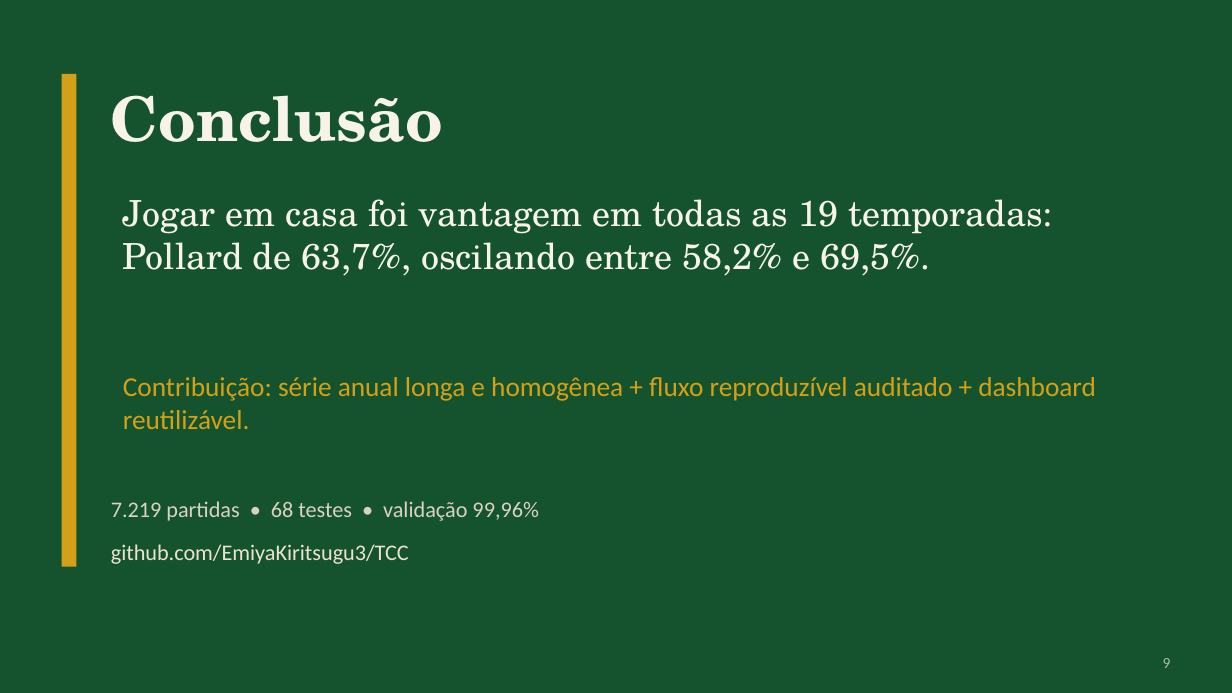
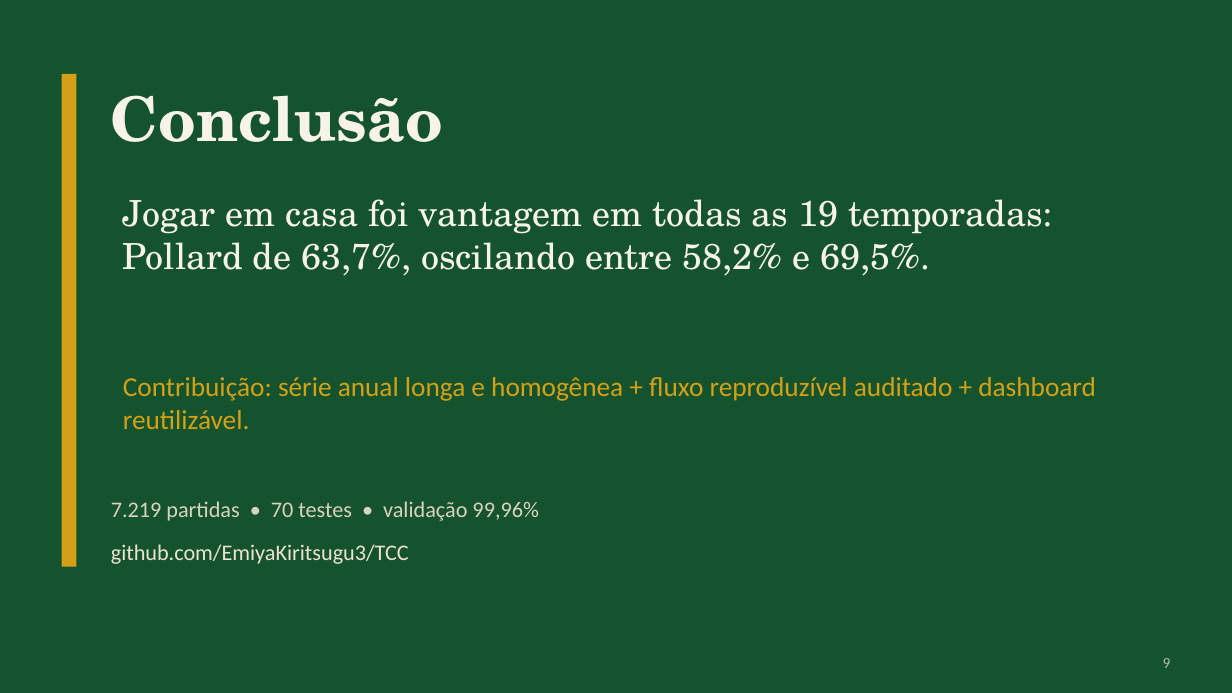
Before and after one commit to EmiyaKiritsugu3/TCC, a slide deck: slide 9 of apresentacao/apresentacao_tcc.pptx. Drawn at 1232x693 pixels with LibreOffice and Linux fonts; fonts in the diff are those of the drawing. Boxes give left, top, right and bottom in pixels: in the first picture for what was removed or moved away, otherwise in the second. Text is boxed around its words. In the diff, an @@ line names an element or a change of style, - is before the commit and + after.

```diff
--- a/apresentacao/apresentacao_tcc.pptx
+++ b/apresentacao/apresentacao_tcc.pptx
@@ text at (x1=111, y1=501, x2=538, y2=521): text changed @@
-7.219 partidas • 68 testes • validação 99,96%
+7.219 partidas • 70 testes • validação 99,96%
```
Also in this commit, not shown: 21 other files.
